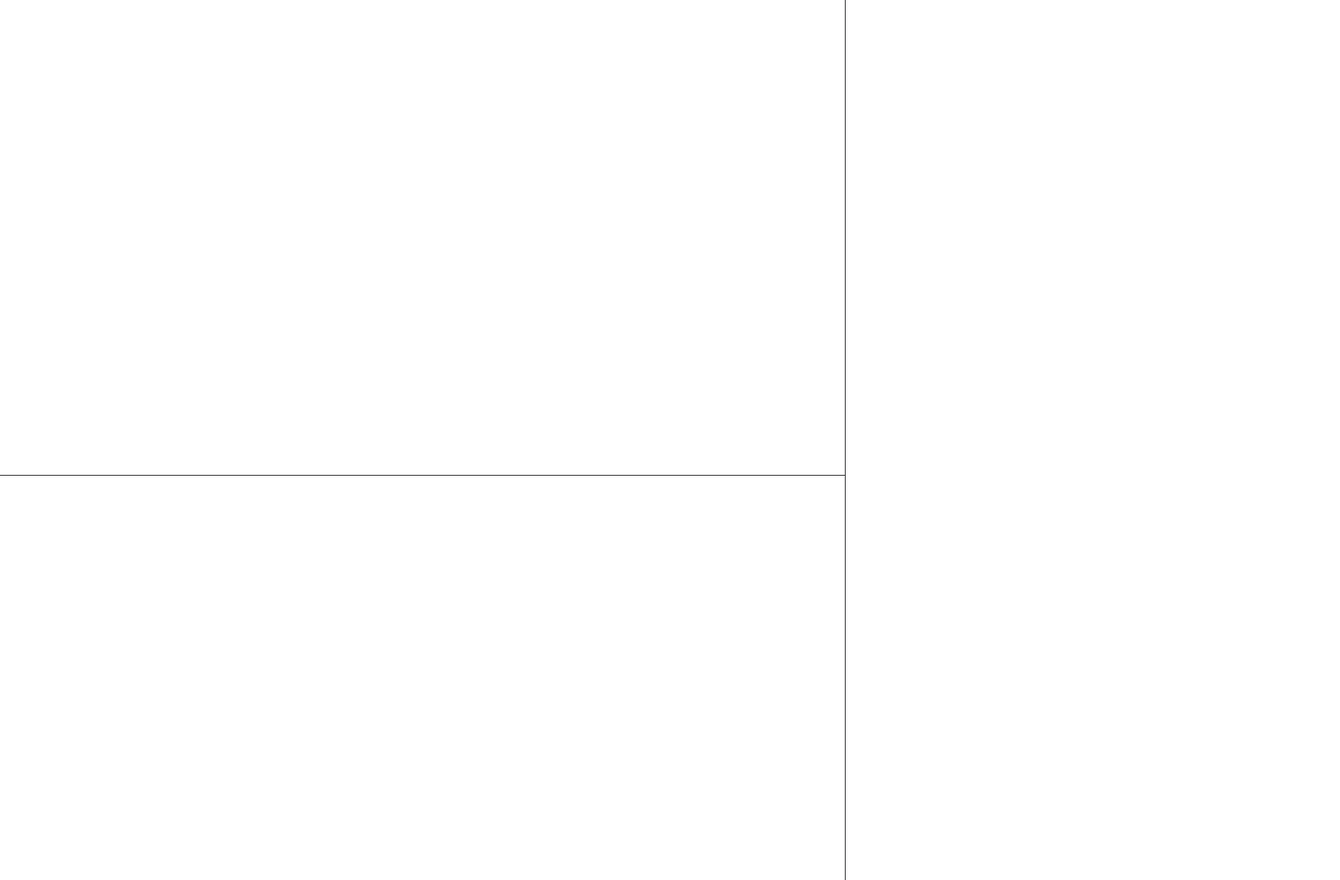
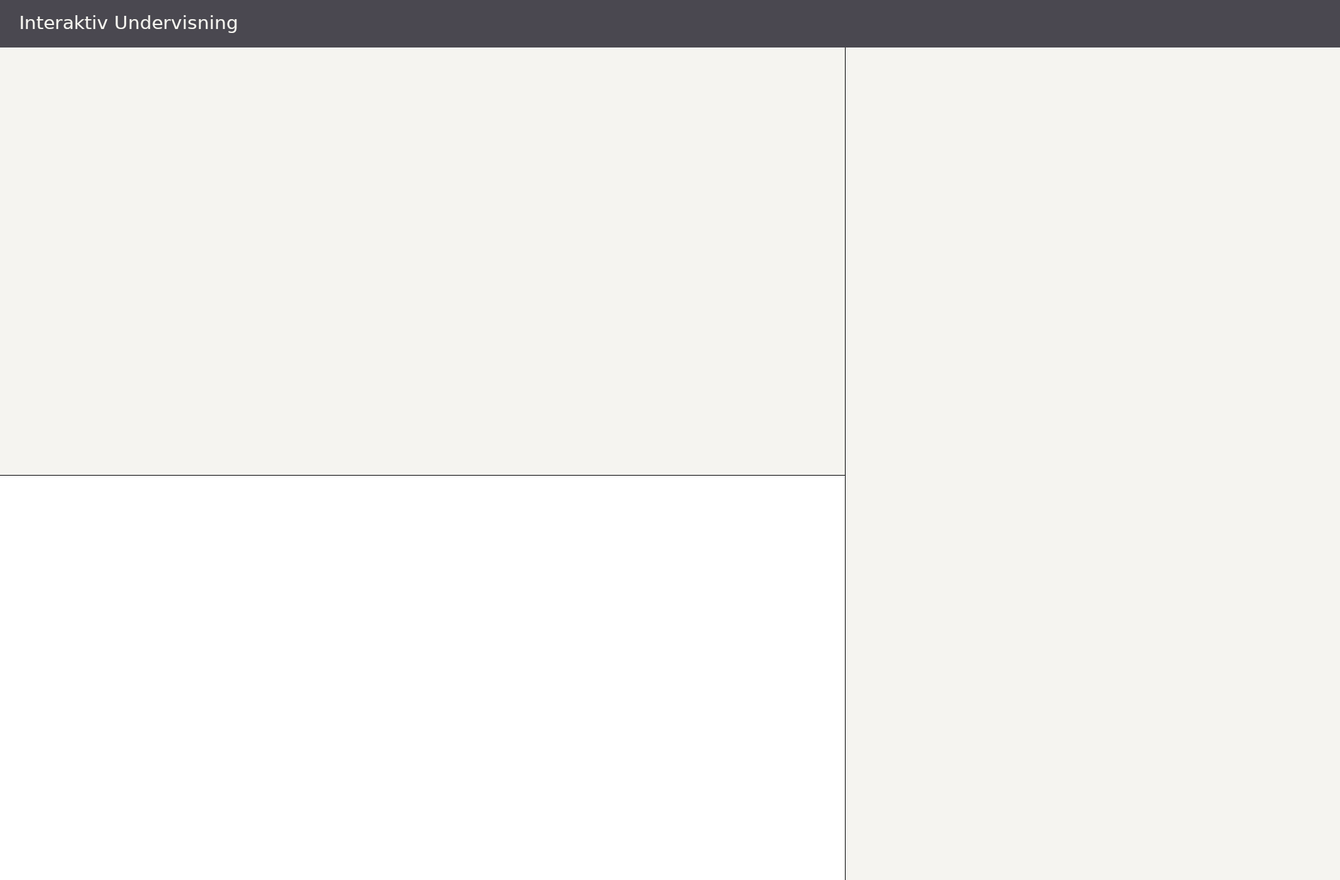
Layers edited between the first and the second w=1340, h=880 image:
painted on "Layer" over [0, 0, 1340, 48]
painted on "Background" over [0, 0, 1340, 880]
